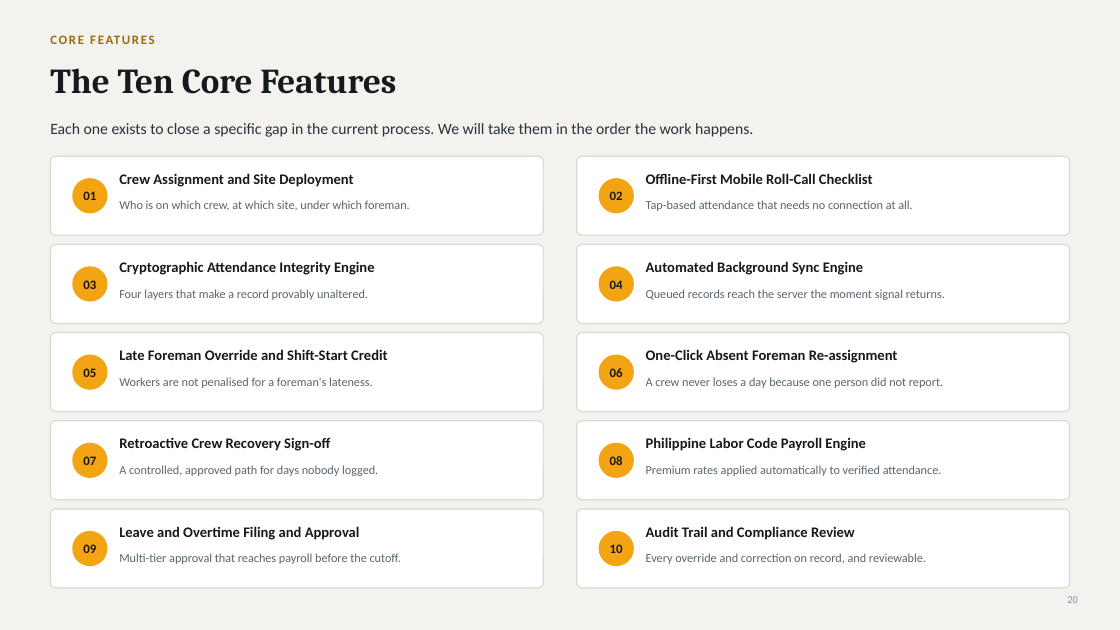
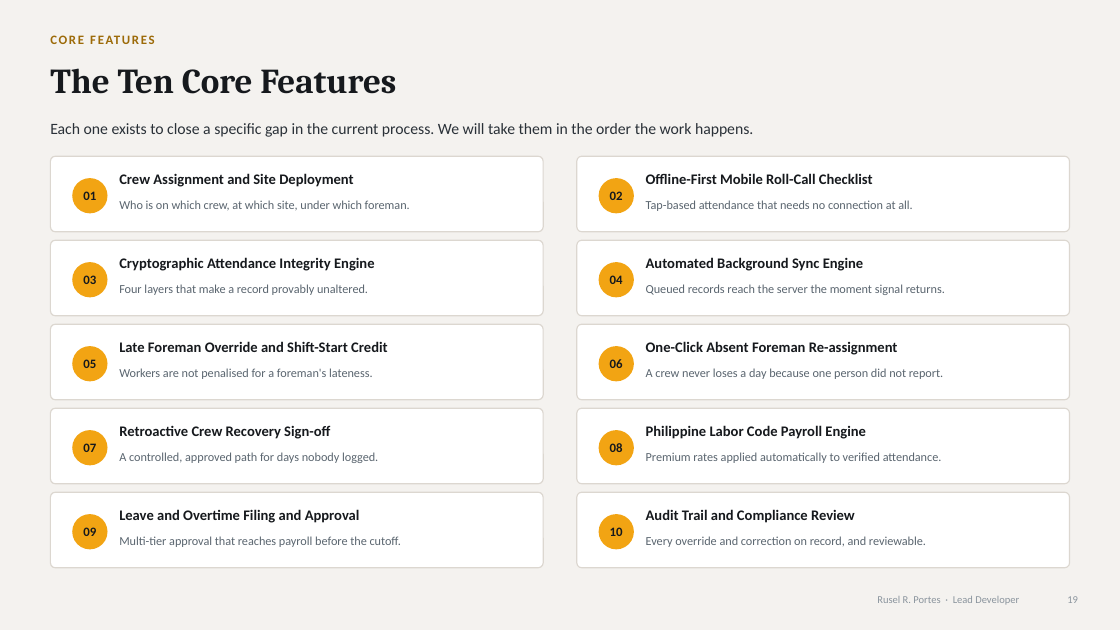
Before and after one commit to ruselportes/HRIS, a slide deck: slide 19 of docs/HRIS_Proposal_Hearing.pptx (slide 20 before the commit). Drawn at 1120x630 pixels with LibreOffice and Linux fonts; fonts in the diff are those of the drawing. Boxes give left, top, right and bottom in pixels: in the first picture for what was removed or moved away, otherwise in the second. Text is boxed around its words. In the diff, an @@ line names an element or a change of style, - is before the commit and + after.

```diff
--- a/docs/HRIS_Proposal_Hearing.pptx
+++ b/docs/HRIS_Proposal_Hearing.pptx
@@ 6 texts, 2 ellipses, 2 rounded rectangles: place and size @@
-6 texts, 2 ellipses, 2 rounded rectangles at [50, 245, 1070, 323]
+6 texts, 2 ellipses, 2 rounded rectangles at [50, 240, 1070, 316]
@@ 10 texts, 2 ellipses, 2 rounded rectangles: place and size @@
-10 texts, 2 ellipses, 2 rounded rectangles at [50, 333, 1070, 476]
+10 texts, 2 ellipses, 2 rounded rectangles at [50, 324, 1070, 463]
@@ 8 texts, 4 ellipses, 4 rounded rectangles: place and size @@
-8 texts, 4 ellipses, 4 rounded rectangles at [50, 421, 1070, 588]
+8 texts, 4 ellipses, 4 rounded rectangles at [50, 408, 1070, 568]
@@ proportions changed in 10 elements at [50, 156, 544, 232], [577, 156, 1070, 232], [50, 240, 544, 316], [577, 240, 1070, 316], [50, 324, 544, 400], [577, 324, 1070, 400], [50, 408, 544, 484], [577, 408, 1070, 484], [50, 492, 544, 568], [577, 492, 1070, 568] @@
@@ text added at [877, 596, 1019, 604], 9 pt, text #8A949D @@
+Rusel R. Portes · Lead Developer
```
Also in this commit, not shown: 35 other slides changed, 7 slides added, 1 slide removed, 2 other files.
